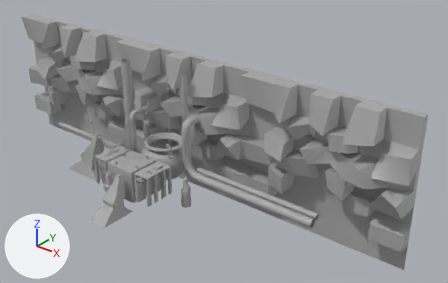
The FBX model Assets/Graphics/Scene/Magma_Stage/FBX/MagmaScene.fbx as it was, and as the next commit left it.
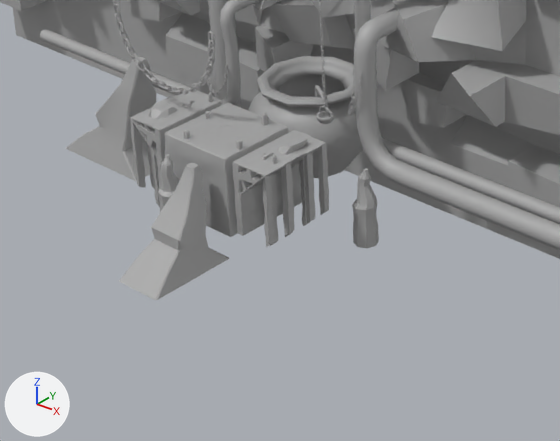
Each version appears first whole from a camera (50 mm lens) standing at (3.13, -2.8, 2.44) and looking at (0.48, 0.51, 0.38), and next in a close-up on the part from 10% to 59% of the width and 39% to 100% of the height. Arrows for +X, +Y and +Z are at lower left; the lights stay in place. Where no turn or scale is listed for an object, it has been applied to the vertices. Vertices at the same position are counted once.

The scene before the commit, as lines of its bpy script (objects in view):
```python
me_mesh_008 = bpy.data.meshes.new('Mesh.008')
me_mesh_008.from_pydata(...)  # 129 vertices, 200 faces; spans x -0.038..0.038, y -0.038..0.038, z 0.0..0.249
me_mesh_008.materials.append(mat_standardsurface1)  # grey #aaaaaa
me_mesh_010 = bpy.data.meshes.new('Mesh.010')
me_mesh_010.from_pydata(...)  # 129 vertices, 200 faces; spans x -0.038..0.038, y -0.038..0.038, z 0.0..0.249
me_mesh_010.materials.append(mat_standardsurface1)  # grey #aaaaaa
me_mesh_022 = bpy.data.meshes.new('Mesh.022')
me_mesh_022.from_pydata(...)  # 1218 vertices, 1224 faces; spans x -0.07..0.07, y -0.131..0.131, z -0.047..0.279
me_mesh_022.materials.append(mat_standardsurface2)  # grey #aaaaaa
ob_right_platform = bpy.data.objects.new('Right_Platform', me_mesh_022)
ob_right_platform.location = (0.217, 0.001, 0.008)
ob_rock_pillar = bpy.data.objects.new('Rock_Pillar', me_mesh_008)
ob_rock_pillar.location = (0.362, 0.197, -0.076)
ob_rock_pillar1 = bpy.data.objects.new('Rock_Pillar1', me_mesh_010)
ob_rock_pillar1.location = (-0.064, -0.177, -0.016)
# also in view: 'pCylinder13' at (-0.72, 0.32, 0.31); 'LavaPillar' at (-0.7, 0.16, 0.07); 'Chains__Origin1_pTorus1' at (-0.23, -0.01, 0.45); 'Wall1' at (-1.29, 0.49, 0.37); 'LavaPillar1' at (0.06, -0.29, 0.1)
```
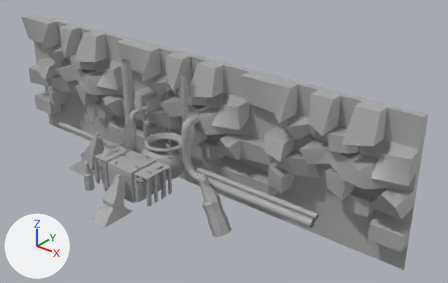
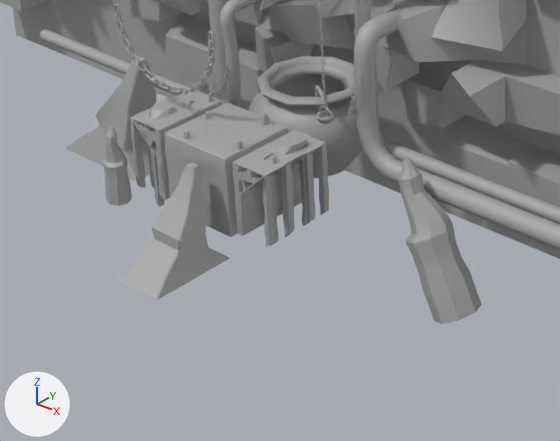
What differs and where, as boxes [x1, y1, x2, y2] in the close-ups (560 x 441 px):
'Rock_Pillar', mesh turned, moved
    before: [352, 168, 379, 248]
    after: [398, 158, 482, 324]
'Rock_Pillar1', moved
    before: [158, 154, 179, 212]
    after: [103, 126, 132, 206]

The edits, one by one:
me_mesh_008 has 129 vertices, 200 faces and spans x -0.038..0.038, y -0.038..0.038, z 0.0..0.249.
me_mesh_008 is used by ob_rock_pillar; location (0.362, 0.197, -0.076).
me_mesh_008 part 1: the whole mesh is turned -24.9 degrees about the y axis through its middle and scaled by 1.93, then moved by (-0.052, 0.0, -0.012).
Object 'Rock_Pillar' (ob_rock_pillar) moves from (0.362, 0.197, -0.076) to (0.667, 0.197, -0.076).
Object 'Rock_Pillar1' (ob_rock_pillar1) moves from (-0.064, -0.177, -0.016) to (-0.327, -0.162, -0.016).
